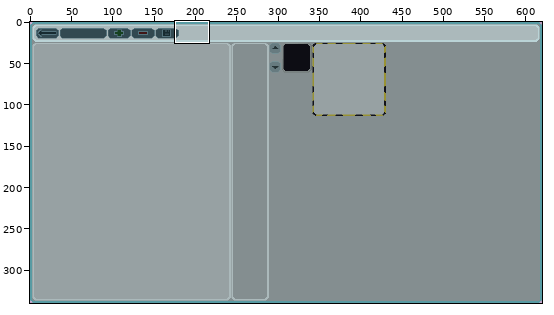
Two versions of one pixel-art file, main/packages/dna editor window/dna_editor_window.aseprite. The first picture is a wide view before the edit; the outline marks the close-up.
Close-up. Before:
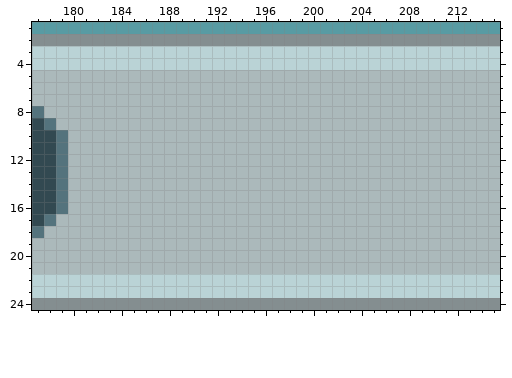
620x340 pixels, 1 frame. Colours within 5 levels of each other are drawn and written as one. Shown: x 177..215, y 1..24.
After the commit:
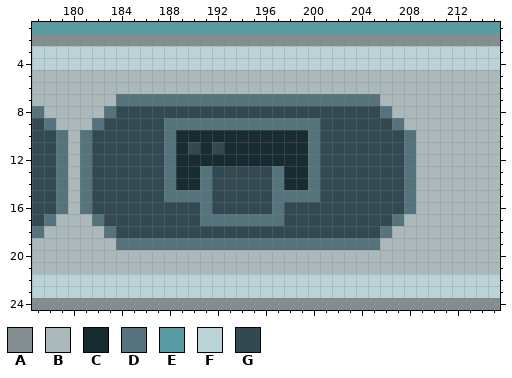
Palette (. is transparent): A #848e90  B #abb9bb  C #172b31  D #54737d  E #589ba3  F #bad3d6  G #324951
Changes in this commit:
layer "Print" added
--- layer "Print"
@@ x 177..215 @@
  6 BBBBBBBBBBBBBBBBBBBBBBBBBBBBBBBBBBBBBBB
- 7 BBBBBBBBBBBBBBBBBBBBBBBBBBBBBBBBBBBBBBB
- 8 DBBBBBBBBBBBBBBBBBBBBBBBBBBBBBBBBBBBBBB
- 9 GDBBBBBBBBBBBBBBBBBBBBBBBBBBBBBBBBBBBBB
-10 GGDBBBBBBBBBBBBBBBBBBBBBBBBBBBBBBBBBBBB
-11 GGDBBBBBBBBBBBBBBBBBBBBBBBBBBBBBBBBBBBB
-12 GGDBBBBBBBBBBBBBBBBBBBBBBBBBBBBBBBBBBBB
-13 GGDBBBBBBBBBBBBBBBBBBBBBBBBBBBBBBBBBBBB
-14 GGDBBBBBBBBBBBBBBBBBBBBBBBBBBBBBBBBBBBB
-15 GGDBBBBBBBBBBBBBBBBBBBBBBBBBBBBBBBBBBBB
-16 GGDBBBBBBBBBBBBBBBBBBBBBBBBBBBBBBBBBBBB
-17 GDBBBBBBBBBBBBBBBBBBBBBBBBBBBBBBBBBBBBB
-18 DBBBBBBBBBBBBBBBBBBBBBBBBBBBBBBBBBBBBBB
-19 BBBBBBBBBBBBBBBBBBBBBBBBBBBBBBBBBBBBBBB
+ 7 BBBBBBBDDDDDDDDDDDDDDDDDDDDDDBBBBBBBBBB
+ 8 DBBBBBDGGGGGGGGGGGGGGGGGGGGGGDBBBBBBBBB
+ 9 GDBBBDGGGGGDDDDDDDDDDDDDGGGGGGDBBBBBBBB
+10 GGDBDGGGGGGDCCCCCCCCCCCDGGGGGGGDBBBBBBB
+11 GGDBDGGGGGGDCGCGCCCCCCCDGGGGGGGDBBBBBBB
+12 GGDBDGGGGGGDCCCCCCCCCCCDGGGGGGGDBBBBBBB
+13 GGDBDGGGGGGDCCDGGGGGDCCDGGGGGGGDBBBBBBB
+14 GGDBDGGGGGGDCCDGGGGGDCCDGGGGGGGDBBBBBBB
+15 GGDBDGGGGGGDDDDGGGGGDDDDGGGGGGGDBBBBBBB
+16 GGDBDGGGGGGGGGDGGGGGDGGGGGGGGGGDBBBBBBB
+17 GDBBBDGGGGGGGGDDDDDDDGGGGGGGGGDBBBBBBBB
+18 DBBBBBDGGGGGGGGGGGGGGGGGGGGGGDBBBBBBBBB
+19 BBBBBBBDDDDDDDDDDDDDDDDDDDDDDBBBBBBBBBB
 20 BBBBBBBBBBBBBBBBBBBBBBBBBBBBBBBBBBBBBBB
